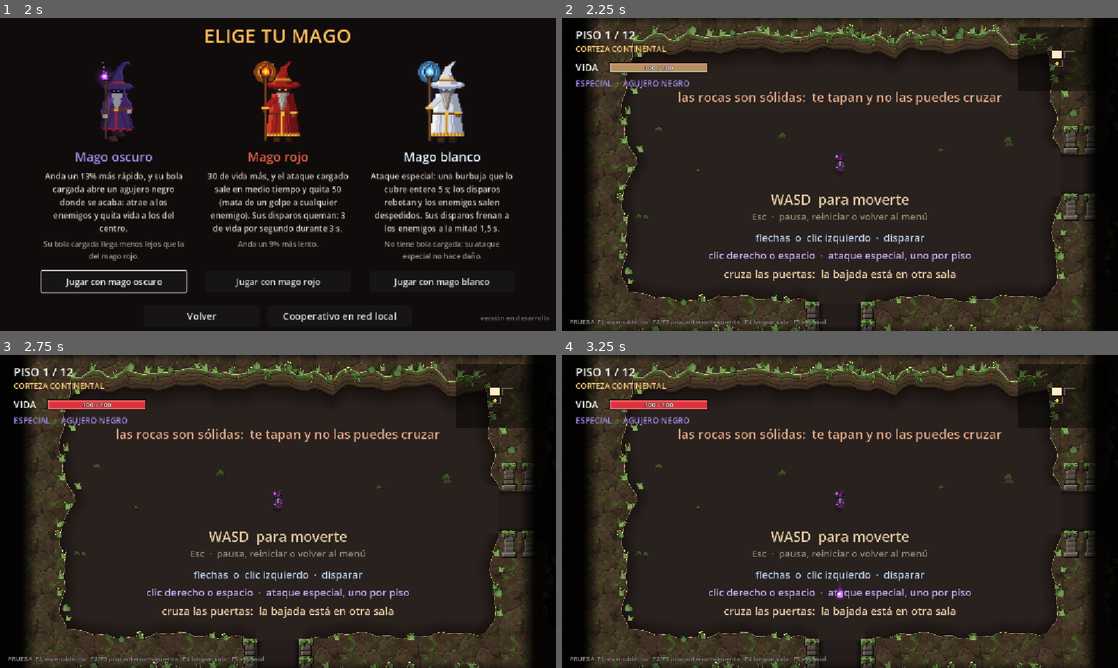
Above: before the commit, frames 1-4 (two rows, left to right).
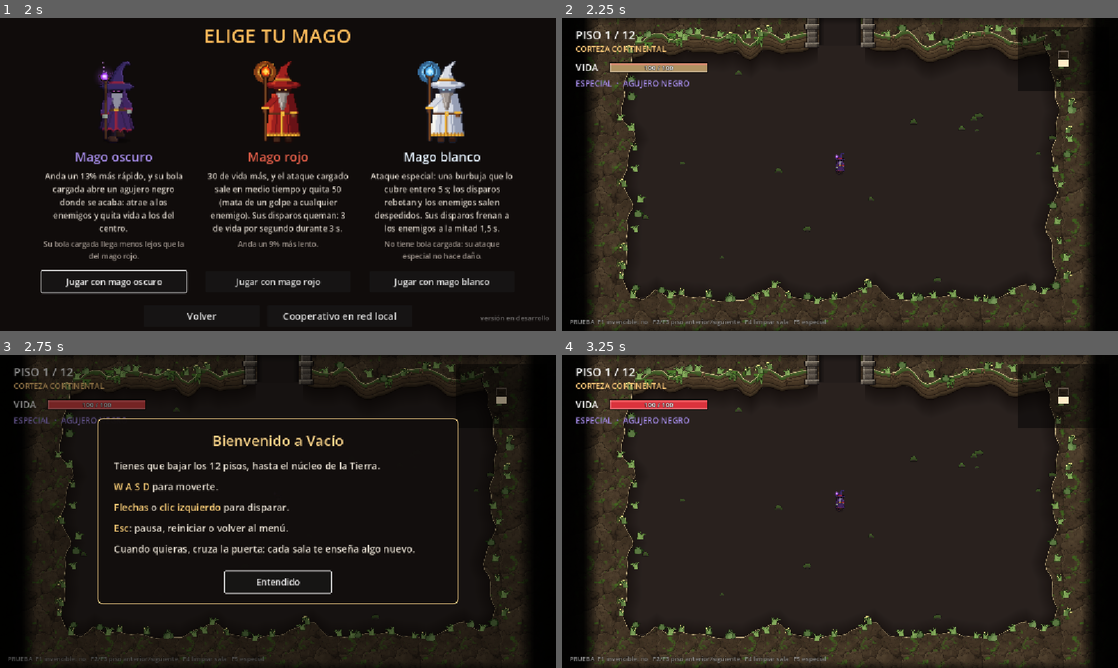
Above: after the commit, the same moments.

Repository: MatiasRodrigo0502/Vacio
Game: Godot game, scene res://scenes/MenuPrincipal.tscn
Same seed, same stepped clock (60 frames per second), same inputs: the game is played once before the commit and once after it.
Inputs (mouse positions are in pixels of both pictures, inside the frame that each line leads up to):
- Up to frame 1 (2 s): click "Jugar" at 0.5 s; click "Jugar" at 1.25 s
- Up to frame 2 (2.25 s): click "Jugar con mago oscuro" at 2 s
- Up to frame 3 (2.75 s): no input
- Up to frame 4 (3.25 s): click (840, 583) at 2.75 s, where only the run after the commit has a clickable "Entendido"

Frame 1 is identical in both runs. In frame 2, 11% of the frame differs, in the area x 9-96%, y 0-100%; in frame 3, 28%, in the area x 1-96%, y 0-100%; in frame 4, 11%.

Commit message:
El piso 1 es un tutorial: cinco salas en fila, una ventana en cada una y la primera pelea en la tercera
Co-Authored-By: Claude Opus 5.5 <noreply@anthropic.com>

Diff:
--- a/resources/pisos/piso_01_corteza_continental.tres
+++ b/resources/pisos/piso_01_corteza_continental.tres
@@ -1,9 +1,12 @@
-[gd_resource type="Resource" script_class="DatosPiso" load_steps=5 format=3]
+[gd_resource type="Resource" script_class="DatosPiso" load_steps=8 format=3]
 
 [ext_resource type="Script" path="res://scripts/datos_piso.gd" id="1_datos_piso"]
 [ext_resource type="Resource" path="res://assets/rocas/piso_01/catalogo.tres" id="2_catalogo"]
 [ext_resource type="Resource" path="res://assets/bordes/piso_01/estilo_borde.tres" id="9_borde"]
 [ext_resource type="AudioStream" path="res://assets/sonido/musica/superficie.wav" id="20_musica"]
+[ext_resource type="Resource" path="res://resources/enemigos/slime_verde.tres" id="30_slime"]
+[ext_resource type="Resource" path="res://resources/enemigos/rata.tres" id="31_rata"]
+[ext_resource type="Script" path="res://scripts/tipo_enemigo.gd" id="32_tipo"]
 
 [resource]
 script = ExtResource("1_datos_piso")
@@ -14,9 +17,11 @@
 es_nivel_final = false
 alto_area = 820.0
 mostrar_tutorial = true
+enemigos_tutorial = Array[ExtResource("32_tipo")]([ExtResource("30_slime"), ExtResource("31_rata"), ExtResource("31_rata")])
+sala_pelea_tutorial = 3
 familia_obstaculos = "roca"
 catalogo_arte = ExtResource("2_catalogo")
-cantidad_salas = 4
+cantidad_salas = 5
 cantidad_obstaculos = 2
 estilo_borde = ExtResource("9_borde")
 musica = ExtResource("20_musica")
--- a/scenes/Tutorial.tscn
+++ /dev/null
@@ -1,69 +0,0 @@
-[gd_scene load_steps=2 format=3]
-
-[ext_resource type="Script" path="res://scripts/tutorial.gd" id="1_tutorial"]
-
-[node name="Tutorial" type="Node2D"]
-script = ExtResource("1_tutorial")
-
-[node name="Mover" type="Label" parent="."]
-modulate = Color(1, 0.898039, 0.717647, 0.85)
-offset_right = 1000.0
-offset_bottom = 58.0
-theme_override_font_sizes/font_size = 44
-text = "WASD  para moverte"
-horizontal_alignment = 1
-vertical_alignment = 1
-
-[node name="Pausa" type="Label" parent="."]
-modulate = Color(1, 0.898039, 0.717647, 0.5)
-offset_right = 1000.0
-offset_bottom = 42.0
-theme_override_font_sizes/font_size = 30
-text = "Esc  ·  pausa, reiniciar o volver al menú"
-horizontal_alignment = 1
-vertical_alignment = 1
-
-[node name="Bola" type="Label" parent="."]
-modulate = Color(0.760784, 0.870588, 1, 0.9)
-offset_right = 1100.0
-offset_bottom = 46.0
-theme_override_font_sizes/font_size = 32
-text = "flechas  o  clic izquierdo  ·  disparar"
-horizontal_alignment = 1
-vertical_alignment = 1
-
-[node name="Cargado" type="Label" parent="."]
-modulate = Color(0.815686, 0.686275, 1, 0.9)
-offset_right = 1200.0
-offset_bottom = 46.0
-theme_override_font_sizes/font_size = 32
-text = "clic derecho o espacio  ·  ataque especial, uno por piso"
-horizontal_alignment = 1
-vertical_alignment = 1
-
-[node name="Puertas" type="Label" parent="."]
-modulate = Color(1, 0.898039, 0.717647, 0.85)
-offset_right = 1200.0
-offset_bottom = 50.0
-theme_override_font_sizes/font_size = 34
-text = "cruza las puertas:  la bajada está en otra sala"
-horizontal_alignment = 1
-vertical_alignment = 1
-
-[node name="Esquivar" type="Label" parent="."]
-modulate = Color(1, 0.741176, 0.588235, 0.85)
-offset_right = 1200.0
-offset_bottom = 58.0
-theme_override_font_sizes/font_size = 40
-text = "las rocas son sólidas:  te tapan y no las puedes cruzar"
-horizontal_alignment = 1
-vertical_alignment = 1
-
-[node name="Bajar" type="Label" parent="."]
-modulate = Color(1, 0.898039, 0.717647, 0.85)
-offset_right = 1200.0
-offset_bottom = 58.0
-theme_override_font_sizes/font_size = 40
-text = "entra en el círculo para bajar al piso 2"
-horizontal_alignment = 1
-vertical_alignment = 1
--- /dev/null
+++ b/scripts/aviso_tutorial.gd
@@ -0,0 +1,131 @@
+## La ventana del tutorial: un titulo, unas lineas y «Entendido». La abre
+## Tutorial al entrar en cada sala del piso 1.
+##
+## POR QUE PARA EL JUEGO: en la sala de la primera pelea los enemigos ya estan
+## despiertos, y leyendo sin pausa te comerian. Como la pausa (MenuPausa), para
+## el arbol entero y solo esta ventana sigue (process_mode ALWAYS); el jugador
+## suelta solo la carga del ataque al pararse (Jugador._notification). En
+## cooperativo no se puede parar, porque los demas siguen jugando: sale igual,
+## sin parar nada.
+##
+## Se monta por codigo, como el panel del cooperativo: es poca cosa y cambia de
+## titulo, texto y color con cada sala.
+class_name AvisoTutorial
+extends CanvasLayer
+
+signal cerrado
+
+## Encima del HUD (capa 2) y debajo de la pausa (4). La pantalla final esta
+## tambien en la 3, pero no coinciden: con la partida acabada no se entra en
+## ninguna sala.
+const CAPA: int = 3
+## Las teclas y lo importante, resaltados en el texto.
+const COLOR_RESALTE := "#ffd27a"
+
+var _estilo: StyleBoxFlat
+var _titulo: Label
+var _texto: RichTextLabel
+var _boton: Button
+## Si la pausa la ha puesto esta ventana (y por tanto la quita al cerrarse).
+var _he_parado: bool = false
+
+
+func _init() -> void:
+	name = "AvisoTutorial"
+	layer = CAPA
+	process_mode = Node.PROCESS_MODE_ALWAYS
+	visible = false
+	_montar()
+
+
+## Abre la ventana. El texto admite [color] de BBCode; [k]...[/k] lo resalta
+## con COLOR_RESALTE.
+func mostrar(titulo: String, texto: String, color: Color) -> void:
+	_titulo.text = titulo
+	_titulo.add_theme_color_override("font_color", color)
+	_estilo.border_color = color
+	_texto.text = texto.replace("[k]", "[color=%s]" % COLOR_RESALTE).replace("[/k]", "[/color]")
+	visible = true
+	if not Red.cooperativo() and not get_tree().paused:
+		get_tree().paused = true
+		_he_parado = true
+	_boton.grab_focus()
+
+
+func esta_abierto() -> bool:
+	return visible
+
+
+## Escape la cierra, y no llega a la pausa: si la abriera encima, al continuar
+## quitaria la pausa con esta ventana todavia abierta.
+func _input(evento: InputEvent) -> void:
+	if visible and evento.is_action_pressed("pausar"):
+		get_viewport().set_input_as_handled()
+		_cerrar()
+
+
+func _cerrar() -> void:
+	if not visible:
+		return
+	visible = false
+	if _he_parado:
+		get_tree().paused = false
+		_he_parado = false
+	# Sin esto el boton se quedaria con el foco, escondido, y un Intro en mitad
+	# de la partida lo pulsaria.
+	get_viewport().gui_release_focus()
+	cerrado.emit()
+
+
+func _montar() -> void:
+	# Oscurece un poco el juego de detras, para que se vea que esta parado.
+	var fondo := ColorRect.new()
+	fondo.color = Color(0.0, 0.0, 0.0, 0.45)
+	fondo.set_anchors_preset(Control.PRESET_FULL_RECT)
+	add_child(fondo)
+
+	var centro := CenterContainer.new()
+	centro.set_anchors_preset(Control.PRESET_FULL_RECT)
+	add_child(centro)
+
+	var panel := PanelContainer.new()
+	_estilo = StyleBoxFlat.new()
+	_estilo.bg_color = Color(0.07, 0.055, 0.05, 0.96)
+	_estilo.set_border_width_all(2)
+	_estilo.set_corner_radius_all(10)
+	_estilo.content_margin_left = 34.0
+	_estilo.content_margin_right = 34.0
+	_estilo.content_margin_top = 24.0
+	_estilo.content_margin_bottom = 24.0
+	panel.add_theme_stylebox_override("panel", _estilo)
+	centro.add_child(panel)
+
+	var caja := VBoxContainer.new()
+	caja.add_theme_constant_override("separation", 18)
+	panel.add_child(caja)
+
+	_titulo = Label.new()
+	_titulo.add_theme_font_size_override("font_size", 30)
+	_titulo.horizontal_alignment = HORIZONTAL_ALIGNMENT_CENTER
+	caja.add_child(_titulo)
+
+	_texto = RichTextLabel.new()
+	_texto.bbcode_enabled = true
+	_texto.fit_content = true
+	_texto.scroll_active = false
+	_texto.custom_minimum_size = Vector2(680.0, 0.0)
+	_texto.add_theme_font_size_override("normal_font_size", 20)
+	# Mas espacio entre una linea y la siguiente que dentro de una que no
+	# cabe: cada linea es una cosa distinta, y asi se ve donde empieza.
+	_texto.add_theme_constant_override("line_separation", 3)
+	_texto.add_theme_constant_override("paragraph_separation", 12)
+	_texto.add_theme_color_override("default_color", Color(0.9, 0.87, 0.82))
+	caja.add_child(_texto)
+
+	_boton = Button.new()
+	_boton.text = "Entendido"
+	_boton.custom_minimum_size = Vector2(220.0, 44.0)
+	_boton.size_flags_horizontal = Control.SIZE_SHRINK_CENTER
+	_boton.add_theme_font_size_override("font_size", 18)
+	_boton.pressed.connect(_cerrar)
+	caja.add_child(_boton)
--- a/scripts/datos_piso.gd
+++ b/scripts/datos_piso.gd
@@ -65,10 +65,16 @@
 ## personalidad a una capa sin tocar nada mas.
 @export_enum("roca", "piedra", "bloque", "grupo") var familia_obstaculos: String = "roca"
 
-## Pinta los carteles de controles sobre el suelo. Solo el piso 1 los lleva,
-## pero es un interruptor por piso y no un "if numero_piso == 1" escondido en el
-## codigo: si manana se quiere recordar algo en el piso 6, se marca su .tres.
+## El piso es un tutorial: sus salas van en fila y al entrar en cada una
+## sale una ventana que explica algo (Tutorial), con la primera pelea en
+## sala_pelea_tutorial. Solo el piso 1 lo lleva, pero es un interruptor por
+## piso y no un "if numero_piso == 1" escondido en el codigo.
 @export var mostrar_tutorial: bool = false
+## La primera pelea del tutorial: estos enemigos salen en su sala
+## (sala_pelea_tutorial, contando desde el inicio), en un piso sin la
+## mecanica de enemigos. Solo con mostrar_tutorial.
+@export var enemigos_tutorial: Array[TipoEnemigo] = []
+@export var sala_pelea_tutorial: int = 3
 
 ## Pack de arte del piso: rocas, piedras y vegetacion. Si se deja vacio se usa
 ## el de la cueva. Es lo que permite que cada piso tenga su propio aspecto sin
--- a/scripts/mapa_salas.gd
+++ b/scripts/mapa_salas.gd
@@ -44,10 +44,16 @@
 ##
 ## 'jefe' es lo que mide la sala del jefe, con sus muros, contado en casillas
 ## (1,5 = casilla y media). Vector2.ZERO = el piso no tiene jefe.
-static func generar(cantidad: int, semilla: int, jefe: Vector2 = Vector2.ZERO) -> MapaSalas:
+##
+## 'en_fila': las salas salen una detras de otra, sin ramas. Lo pide el piso
+## del tutorial, que ensena una cosa en cada sala y en orden: asi «la tercera
+## sala» es siempre la tercera que se cruza. En fila, la salida es la ultima y
+## el objeto la penultima (no hay callejones; ver _repartir_tipos).
+static func generar(cantidad: int, semilla: int, jefe: Vector2 = Vector2.ZERO,
+		en_fila: bool = false) -> MapaSalas:
 	var mapa := MapaSalas.new()
 	# Menos de tres no da para inicio, objeto y salida.
-	mapa._crecer(maxi(cantidad, 3), semilla)
+	mapa._crecer(maxi(cantidad, 3), semilla, en_fila)
 	mapa._medir_distancias()
 	if jefe != Vector2.ZERO and mapa._anadir_jefe(jefe):
 		mapa._medir_distancias()
@@ -107,7 +113,7 @@
 ##
 ## Consecuencia buscada: el mapa es un arbol. Entre dos salas hay un solo camino
 ## y cada sala vecina es una puerta, sin atajos ni vueltas.
-func _crecer(cantidad: int, semilla: int) -> void:
+func _crecer(cantidad: int, semilla: int, en_fila: bool = false) -> void:
 	var generador := RandomNumberGenerator.new()
 	generador.seed = semilla
 	celdas = [Vector2i.ZERO]
@@ -118,7 +124,8 @@
 	var intentos := 0
 	while celdas.size() < cantidad and intentos < cantidad * 400:
 		intentos += 1
-		var base := celdas[generador.randi() % celdas.size()]
+		# En fila, siempre de la ultima: cada sala nueva sigue el camino.
+		var base := celdas[-1] if en_fila else celdas[generador.randi() % celdas.size()]
 		var nueva := base + DIRECCIONES[generador.randi() % DIRECCIONES.size()]
 		if _ocupadas.has(nueva):
 			continue
--- a/scripts/piso.gd
+++ b/scripts/piso.gd
@@ -51,7 +51,10 @@
 const CATALOGO_POR_DEFECTO := preload("res://assets/cueva/catalogo_cueva.tres")
 
 ## Carteles de controles. Solo se instancian en los pisos que lo pidan.
-const ESCENA_TUTORIAL := preload("res://scenes/Tutorial.tscn")
+const ESCENA_ENEMIGO := preload("res://scenes/Enemigo.tscn")
+## Lo lejos de las puertas que salen los enemigos del tutorial (lo mismo que
+## los de la mecanica de enemigos, MecanicaEnemigos.despeje).
+const DESPEJE_ENEMIGOS_TUTORIAL: float = 200.0
 
 var datos: DatosPiso = null
 var numero_piso: int = 1
@@ -136,8 +139,8 @@
 	_construir_salas()
 	queue_redraw()
 	_colocar_salida()
-	# El tutorial va ANTES que las rocas a proposito: deja apuntadas las zonas
-	# que ocupan sus carteles para que nada se coloque encima.
+	# Las zonas donde no colocar nada se vacian aqui, antes de las rocas. El
+	# tutorial ya no apunta ninguna: son ventanas, no carteles en el suelo.
 	_colocar_tutorial()
 	_colocar_obstaculos()
 	# Despues de las rocas de dentro y de los carteles: las piezas grandes de
@@ -150,6 +153,8 @@
 	# repartir enemigos y objetos por ellas. El piso no sabe que hace cada una.
 	for mecanica in _mecanicas:
 		mecanica.aplicar_a_piso(self)
+	# Despues de las rocas, como los de la mecanica: miran que no caigan en una.
+	_colocar_enemigos_tutorial()
 
 	_sala_actual = sala_de_tipo(MapaSalas.Tipo.INICIO)
 	_sala_actual.activar()
@@ -365,7 +370,10 @@
 	var nombre := datos.nombre_capa if datos != null else ""
 	# Semilla propia del mapa, distinta de la de las rocas: asi retocar el
 	# reparto de rocas no cambia la forma del mapa, ni al reves.
-	_mapa = MapaSalas.generar(cantidad, hash(nombre) + numero_piso * 15485863, _medida_jefe())
+	# El piso del tutorial va en fila: ensena una cosa en cada sala, en orden.
+	var en_fila := datos != null and datos.mostrar_tutorial
+	_mapa = MapaSalas.generar(cantidad, hash(nombre) + numero_piso * 15485863, _medida_jefe(),
+		en_fila)
 
 	var colores := _colores_suelo()
 	for celda in _mapa.celdas:
@@ -715,26 +723,49 @@
 		_orden_salas[i].levantar_pared(estilo, semilla + i * 7919, _zonas_prohibidas)
 
 
-## Pinta los carteles de controles si este piso los pide desde su .tres: los
-## de controles en la sala de inicio y el de bajar junto al agujero.
+## Arranca el tutorial si este piso lo pide desde su .tres: una ventana al
+## entrar en cada sala, en el orden del camino (el piso va en fila). Ya no
+## pinta nada en el suelo, asi que no aparta las rocas de ningun sitio.
 func _colocar_tutorial() -> void:
 	_zonas_prohibidas.clear()
 	if datos == null or not datos.mostrar_tutorial:
 		return
-	var tutorial: Tutorial = ESCENA_TUTORIAL.instantiate()
-	# add_child antes de colocar(): los @onready del tutorial tienen que estar
-	# resueltos, y los Label necesitan estar en el arbol para saber su tamano.
+	var tutorial := Tutorial.new()
+	tutorial.name = "Tutorial"
 	add_child(tutorial)
-	tutorial.colocar(sala_de_tipo(MapaSalas.Tipo.INICIO).position, _tamano_sala(),
-		sala_bajada().position)
-
-	# Cada cartel reserva su rectangulo, con holgura por arriba y por abajo para
-	# que nada quede pegado al texto y lo haga ilegible igualmente.
-	for etiqueta in tutorial.get_children():
-		if etiqueta is Control:
-			_zonas_prohibidas.append(Rect2(
-				etiqueta.position - Vector2(0.0, HOLGURA_CARTEL),
-				etiqueta.size + Vector2(0.0, HOLGURA_CARTEL * 2.0)))
+	tutorial.empezar(self)
+
+
+## Los enemigos de la primera pelea del tutorial (DatosPiso.enemigos_tutorial),
+## en su sala (sala_pelea_tutorial, la tercera). En el piso 1 la mecanica de
+## enemigos no esta activa: estos son los unicos, para aprender a pelear antes
+## del piso 2. Con semilla propia, como todo lo del piso: salen igual en todas
+## las partidas y en todos los ordenadores (en cooperativo, cada enemigo tiene
+## que llamarse igual en todos).
+func _colocar_enemigos_tutorial() -> void:
+	if datos == null or not datos.mostrar_tutorial or datos.enemigos_tutorial.is_empty():
+		return
+	var indice := datos.sala_pelea_tutorial - 1
+	if indice < 1 or indice >= _orden_salas.size():
+		return
+	var sala := _orden_salas[indice]
+	if not sala.admite_enemigos():
+		return
+	var generador := RandomNumberGenerator.new()
+	generador.seed = hash(datos.nombre_capa) + 104729
+	for tipo in datos.enemigos_tutorial:
+		for _intento in 40:
+			var sitio: Vector2 = sala.punto_al_azar(generador, 90.0)
+			# Lejos de las puertas: al entrar no tiene que haber uno encima.
+			if sala.cerca_de_puerta(sitio, DESPEJE_ENEMIGOS_TUTORIAL):
+				continue
+			if not lugar_libre(sala.to_global(sitio), tipo.alto * 0.5):
+				continue
+			var enemigo: Enemigo = ESCENA_ENEMIGO.instantiate()
+			sala.add_child(enemigo)
+			enemigo.preparar(tipo, sala.to_global(sitio))
+			sala.registrar_enemigo(enemigo)
+			break
 
 
 ## True si una pieza de ese tamano en ese sitio taparia un cartel del tutorial.
--- a/scripts/tutorial.gd
+++ b/scripts/tutorial.gd
@@ -1,57 +1,132 @@
-## Carteles de tutorial pintados sobre el suelo del primer piso.
+## El tutorial del piso 1: una ventana (AvisoTutorial) al entrar en cada sala.
 ##
-## POR QUE EN EL MUNDO Y NO EN EL HUD:
-## un HUD tapa el juego y hay que decidir cuando quitarlo. Sobre el suelo, cada
-## aviso esta donde hace falta (el de moverse en la entrada, el de la salida
-## junto al circulo) y se resuelve solo: al bajar de piso el jugador los deja
-## atras y no vuelven a aparecer. Cero logica de temporizadores.
+## Pedido por Matias el 2026-10-29: «que te explique como funciona todo y en
+## la tercera sala te explique que hay que matar a los enemigos», y luego
+## «que en vez de texto se abriera un pop up». El piso 1 es una fila de salas
+## (MapaSalas, en_fila) y cada una ensena una cosa:
+##   1. a que se juega, moverse, disparar y la pausa;
+##   2. el ataque especial (el del mago elegido), las rocas, la vida y el mapa;
+##   3. la primera pelea: hay que matarlos a todos para que se abran las
+##      puertas (los enemigos los pone Piso, de DatosPiso.enemigos_tutorial);
+##   4. los objetos (el del piso esta en el centro) y los vendajes;
+##   5. la bajada, y lo que espera mas abajo.
+## Antes eran carteles pintados en el suelo de la sala de inicio.
 ##
-## Los textos y los tamanos estan en Tutorial.tscn, no aqui: se pueden reescribir
-## desde el editor sin tocar codigo. Este script solo los coloca, porque las
-## posiciones dependen del tamano del piso, que sale del .tres.
+## Cada ventana sale una vez por sesion del juego: al reiniciar o al volver
+## a empezar desde el menu no se repiten (la del especial si, si se cambia de
+## mago, porque cuenta otra cosa). Cerrar el juego las vuelve a sacar.
+##
+## Los textos estan aqui y no en una escena porque dependen de las teclas
+## elegidas en Controles y del mago: [k]...[/k] resalta (AvisoTutorial), y
+## {mover}, {disparar} y {especial} se rellenan al abrir la ventana.
 class_name Tutorial
-extends Node2D
+extends Node
 
-@onready var _mover: Label = $Mover
-@onready var _bola: Label = $Bola
-@onready var _cargado: Label = $Cargado
-@onready var _puertas: Label = $Puertas
-@onready var _esquivar: Label = $Esquivar
-@onready var _bajar: Label = $Bajar
-@onready var _pausa: Label = $Pausa
+## Lo que espera desde que se entra en una sala hasta que sale su ventana: lo
+## que tarda la camara en llegar a ella. La ventana para el juego, y parado a
+## medio camino se veria media sala de cada.
+const ESPERA: float = 0.45
+
+const PASOS: Array[Dictionary] = [
+	{
+		"titulo": "Bienvenido a Vacío",
+		"color": Color(1.0, 0.85, 0.55),
+		"texto": "Tienes que bajar los 12 pisos, hasta el núcleo de la Tierra.\n"
+			+ "[k]{mover}[/k] para moverte.\n"
+			+ "[k]{disparar}[/k] o [k]clic izquierdo[/k] para disparar.\n"
+			+ "[k]Esc[/k]: pausa, reiniciar o volver al menú.\n"
+			+ "Cuando quieras, cruza la puerta: cada sala te enseña algo nuevo.",
+	},
+	{
+		"titulo": "Tu ataque especial",
+		"color": Color(0.8, 0.66, 1.0),
+		"texto": "{especial}\n"
+			+ "Solo tienes [k]uno por piso[/k]: vuelve al bajar al siguiente.\n"
+			+ "Las [k]rocas[/k] son sólidas: te tapan y no las puedes cruzar.\n"
+			+ "Arriba a la izquierda, tu [k]vida[/k]; arriba a la derecha, el [k]mapa[/k] del piso.",
+	},
+	{
+		"titulo": "¡Enemigos!",
+		"color": Color(1.0, 0.45, 0.38),
+		"texto": "[k]Mata a todos los enemigos[/k]: las puertas no se abren hasta que no quede ninguno.\n"
+			+ "Los [k]slimes[/k] explotan al morir y se parten en dos: dispárales de lejos.\n"
+			+ "Cada número es la vida que quitas; en rojo, la que te quitan.",
+	},
+	{
+		"titulo": "Objetos",
+		"color": Color(0.6, 1.0, 0.66),
+		"texto": "Los [k]objetos[/k] te mejoran para toda la partida: pasa por encima para cogerlo.\n"
+			+ "Hay uno en cada piso, y a veces lo suelta un enemigo.\n"
+			+ "Desde el piso 2, al limpiar una sala puede caer un [k]vendaje[/k]: cura 60.",
+	},
+	{
+		"titulo": "La bajada",
+		"color": Color(1.0, 0.85, 0.55),
+		"texto": "Entra en el [k]círculo[/k] para bajar al piso 2.\n"
+			+ "Más abajo: más salas, más enemigos, pinchos, lava y agujeros.\n"
+			+ "Y en el piso 12 te espera el [k]Mago Caído[/k]. Suerte.",
+	},
+]
+
+## Las ventanas que ya han salido en esta sesion del juego. Estatico: el piso
+## (y este nodo con el) se rehace al reiniciar, y la lista tiene que seguir.
+static var _vistas: Dictionary = {}
+
+var _salas: Array[Sala] = []
+var _aviso: AvisoTutorial
 
 
-## Los carteles de moverse y disparar dicen las teclas elegidas en Controles
-## (WASD o flechas para moverse). Antes de colocar: se centran por su tamano.
-func _ready() -> void:
-	if Controles.flechas_para_mover:
-		_mover.text = "flechas  para moverte"
-		_bola.text = "WASD  o  clic izquierdo  ·  disparar"
+## Lo arranca Piso al construirse, con las salas ya hechas. La primera
+## ventana sale nada mas empezar; las demas, al entrar en su sala.
+func empezar(piso: Piso) -> void:
+	_salas = piso.salas()
+	_aviso = AvisoTutorial.new()
+	add_child(_aviso)
+	piso.sala_cambiada.connect(_al_entrar)
+	_al_entrar(_salas[0])
 
 
-## Reparte los carteles. La llama Piso al construirse, con el centro de la
-## sala de inicio, el tamano de las salas y el centro de la sala de salida,
-## todo en coordenadas del piso.
-##
-## Los de controles van en la sala de inicio, debajo de donde aparece el
-## jugador, que es lo primero que lee. El de las rocas arriba, y el de las
-## puertas abajo del todo: es lo ultimo que se lee antes de salir de la sala,
-## que es justo cuando hace falta saberlo. El de bajar, junto al agujero.
-func colocar(inicio: Vector2, tamano_sala: Vector2, salida: Vector2) -> void:
-	_centrar(_mover, inicio + Vector2(0.0, 78.0))
-	_centrar(_pausa, inicio + Vector2(0.0, 132.0))
-	_centrar(_bola, inicio + Vector2(0.0, 200.0))
-	_centrar(_cargado, inicio + Vector2(0.0, 256.0))
-	# A 95 del borde: a 120 se pegaba al cartel del ataque cargado (en el
-	# piso 1 quedaban a 34 px), y mas abajo lo taparia la pared.
-	_centrar(_puertas, inicio + Vector2(0.0, tamano_sala.y * 0.5 - 95.0))
-	# A 165 del borde de arriba: a 120 se pegaba a la linea del ataque
-	# especial del HUD, que esta arriba a la izquierda.
-	_centrar(_esquivar, inicio + Vector2(0.0, -tamano_sala.y * 0.5 + 165.0))
-	_centrar(_bajar, salida - Vector2(0.0, 130.0))
+func _al_entrar(sala: Sala) -> void:
+	var indice := _salas.find(sala)
+	if indice < 0 or indice >= PASOS.size() or _vistas.has(_clave(indice)):
+		return
+	# Un temporizador que se para con el juego (el false): si se pausa justo
+	# al entrar, la ventana espera a que se quite la pausa. Conectado a este
+	# nodo y no con await: si el piso se va antes (en cooperativo se puede
+	# bajar sin haberla cerrado), la conexion se va con el.
+	get_tree().create_timer(ESPERA, false).timeout.connect(_mostrar.bind(indice))
 
 
-## Un Label coloca su esquina superior izquierda en position, asi que hay que
-## restarle medio tamano para centrarlo de verdad en el punto pedido.
-func _centrar(etiqueta: Label, punto: Vector2) -> void:
-	etiqueta.position = punto - etiqueta.size * 0.5
+func _mostrar(indice: int) -> void:
+	var clave := _clave(indice)
+	if _vistas.has(clave):
+		return
+	_vistas[clave] = true
+	var paso: Dictionary = PASOS[indice]
+	_aviso.mostrar(paso["titulo"], _rellenar(paso["texto"]), paso["color"])
+
+
+## La del especial va por mago: con otro mago cuenta otra cosa.
+func _clave(indice: int) -> String:
+	if indice == 1 and GestorProgreso.personaje_elegido != null:
+		return "%d:%s" % [indice, GestorProgreso.personaje_elegido.nombre]
+	return str(indice)
+
+
+func _rellenar(texto: String) -> String:
+	var mover := "Flechas" if Controles.flechas_para_mover else "W A S D"
+	var disparar := "W A S D" if Controles.flechas_para_mover else "Flechas"
+	return texto.format({
+		"mover": mover,
+		"disparar": disparar,
+		"especial": _linea_especial(),
+	})
+
+
+## Lo que hace el especial del mago con el que se juega, y como se saca.
+func _linea_especial() -> String:
+	var mago := GestorProgreso.personaje_elegido
+	if mago != null and mago.ataque_especial == PersonajeJugable.ESPECIAL_ESCUDO:
+		return "Pulsa [k]clic derecho[/k] o [k]espacio[/k]: sale tu [k]escudo burbuja[/k], que te cubre unos segundos."
+	var nombre := mago.nombre_especial() if mago != null else "bola cargada"
+	return "Mantén [k]clic derecho[/k] o [k]espacio[/k] y suéltalo: sale tu [k]%s[/k]." % nombre
Not shown, added: scripts/aviso_tutorial.gd.uid
Not shown, changed: CLAUDE.md
Not shown, changed: README.md
Not shown, changed: docs/todo-lo-hecho.md
Not shown, changed: resources/pisos/README.md
